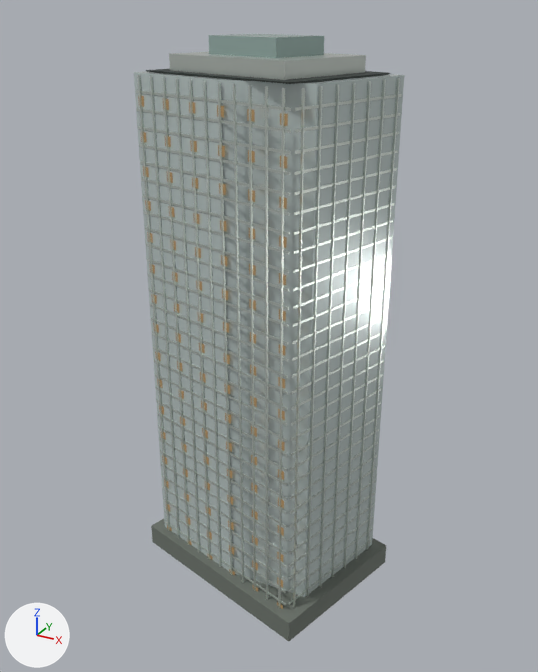
Renders of the glTF model landmarks/assets/excellence-houhai.glb from each side of a commit.
Before and after are seen from a camera (50 mm lens) standing at (134.0, -238.0, 230.0) and looking at (1.0, 3.0, 109.0). Arrows for +X, +Y and +Z are at lower left; the lights stay in place. The older version comes first.

The first picture shows 'crown_screen', 'crown_step', 'envelope', 'fins', 'floor_bands', 'night_windows', 'podium', 'roof_deck'.
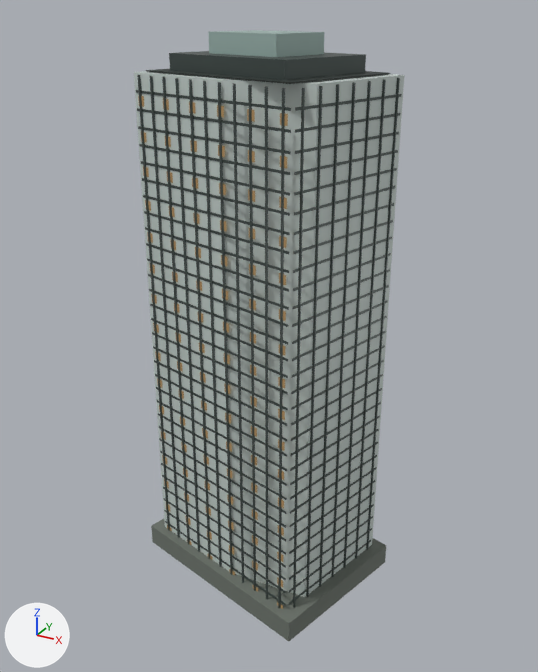
What changed in the scene script:
```text
Change mat_glass:
    mat_glass.roughness: 0.16 -> 0.58
Change mat_metal:
    mat_metal.base_color: (0.665, 0.723, 0.672) -> (0.0685, 0.0908, 0.0844)  # light grey #d5ddd6 -> dark grey #4a5552
    mat_metal.roughness: 0.28 -> 0.48
```

Pixel boxes (x1, y1, x2, y2) of what changed, in the pictures (538 x 672 px):
'envelope', surface changed: (135, 71, 403, 597) in both
'fins', recoloured, surface changed (light grey to dark grey): (137, 75, 400, 608) in both
'floor_bands', recoloured, surface changed: (136, 90, 402, 605) in both
'crown_step', recoloured, surface changed (light grey to dark grey): (169, 52, 366, 80) in both
